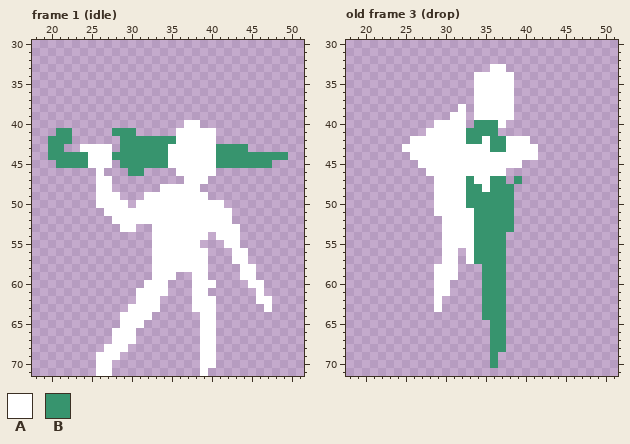
Edited in one commit: pixel-art file (Assets/Sprites/Player/player.aseprite). Above is the file before it was changed.
64x48 pixels, 3 frames. Shown: frame 1 (idle): x 18..51, y 30..71; old frame 3 (drop): x 18..51, y 30..71. The old version is drawn lined up with the new one, on the new canvas. The commit also changed other frames, which this record leaves out.
Visible layers, top first: "fg", "umbrella", "character".
Palette (. is transparent): A #ffffff  B #37946e
Pixels before, frame 1 (idle), first column x 20:
40 .................AA...........
41 .BB.....BBB.....AAAAA.........
42 BBB......BBBBBBBAAAAA.........
43 BB..AAAA.BBBBBBAAAAAABBBB.....
44 BBBBBAAABBBBBBBAAAAAABBBBBBBBB
45 .BBBBAAA.BBBBBBAAAAAABBBBBBB..
46 ......A...BB....AAAAA.........
47 ......AA.........AAA..........
48 ......AA......AAAAA...........
49 ......AAA...AAAAAAAA..........
50 ......AAAA.AAAAAAAAAAA........
51 .......AAAAAAAAAAAAAAAA.......
52 ........AAAAAAAAAAAAAAA.......
53 .........AA..AAAAAAAAAAA......
54 .............AAAAAAA.AAA......
55 .............AAAAAA...AA......
56 .............AAAAAAA...AA.....
57 .............AAAAAAA...AA.....
58 .............AAAAAAA....AA....
59 .............AAA..AA....AA....
60 ............AAA...AAA....AA...
61 ...........AAAA...AA......A...
62 ...........AAA....AAA.....AA..
63 ..........AAAA....AAA......A..
64 .........AAAA......AA.........
65 .........AAA.......AA.........
66 ........AAA........AA.........
67 ........AAA........AA.........
68 .......AAA.........AA.........
69 ......AAA..........AA.........
70 ......AA...........AA.........
71 ......AA...........A..........
Pixels before, old frame 3 (drop), first column x 25:
33 ...........AA....
34 .........AAAAA...
35 .........AAAAA...
36 .........AAAAA...
37 .........AAAAA...
38 .......A.AAAAA...
39 ......AA.AAAAA...
40 ....AAAA.BBBA....
41 ...AAAAABBBB.....
42 .AAAAAAABBABBAAA.
43 AAAAAAAAAAABBAAAA
44 .AAAAAAAAAAAAAAAA
45 ..AAAAAAAAAAAAA..
46 ...AAAAAAAAAA....
47 ....AAAABAABB.B..
48 ....AAAABBABBB...
49 ....AAAABBBBBB...
50 ....AAAABBBBBB...
51 ....AAAAABBBBB...
52 .....AAAABBBBB...
53 .....AAAABBBBB...
54 .....AAAABBBB....
55 .....AAAABBBB....
56 .....AA.ABBBB....
57 .....AA.ABBBB....
58 ....AAA...BBB....
59 ....AAA...BBB....
60 ....AA....BBB....
61 ....AA....BBB....
62 ....A.....BBB....
63 ....A.....BBB....
64 ..........BBB....
65 ...........BB....
66 ...........BB....
67 ...........BB....
68 ...........BB....
69 ...........B.....
70 ...........B.....
The same view after the edit:
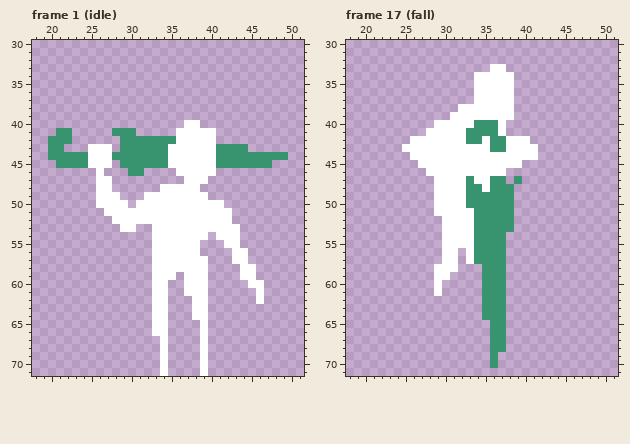
A new or re-ordered frame is compared with the old frame closest to it.
Changes in this commit:
canvas 64x48 -> 72x72, the old top-left corner now at 4,24
frames 3 -> 18
Frame 1 (idle):
y 43: x 24 A -> .
y 56: x 39 A -> .
y 59: x 37 . -> A
y 60: x 32 A -> .; x 37 . -> A; x 40 A -> .
y 61: x 31..32 AA -> ..; x 37 . -> A
y 62: x 31..32 AA -> ..; x 34 . -> A; x 40 A -> .; x 47 A -> .
y 63: x 30..32 AAA -> ...; x 34 . -> A; x 40 A -> .; x 47 A -> .
y 64: x 29..34 AAAA.. -> ....AA; x 38 . -> A; x 40 A -> .
y 65: x 29..31 AAA -> ...; x 33..34 .. -> AA; x 40 A -> .
y 66: x 28..30 AAA -> ...; x 33..34 .. -> AA; x 40 A -> .
y 67: x 28..30 AAA -> ...; x 34 . -> A; x 40 A -> .
y 68: x 27..29 AAA -> ...; x 34 . -> A; x 40 A -> .
y 69: x 26..28 AAA -> ...; x 34 . -> A; x 40 A -> .
y 70: x 26..27 AA -> ..; x 34 . -> A; x 40 A -> .
y 71: x 26..27 AA -> ..; x 34 . -> A
Frame 17 (fall) is new; against old frame 3 (drop):
y 38..40: x 33 . -> A
y 41: x 37 . -> A
y 59: x 31 A -> .
y 60..61: x 30 A -> .
y 62..63: x 29 A -> .
Where, in picture pixels (left, top, right, bottom), the same in both pictures:
erased: (80, 144, 88, 152)
changed: (96, 248, 216, 376)
erased: (264, 296, 272, 312)
added: (466, 104, 506, 136)
erased: (434, 272, 458, 312)
